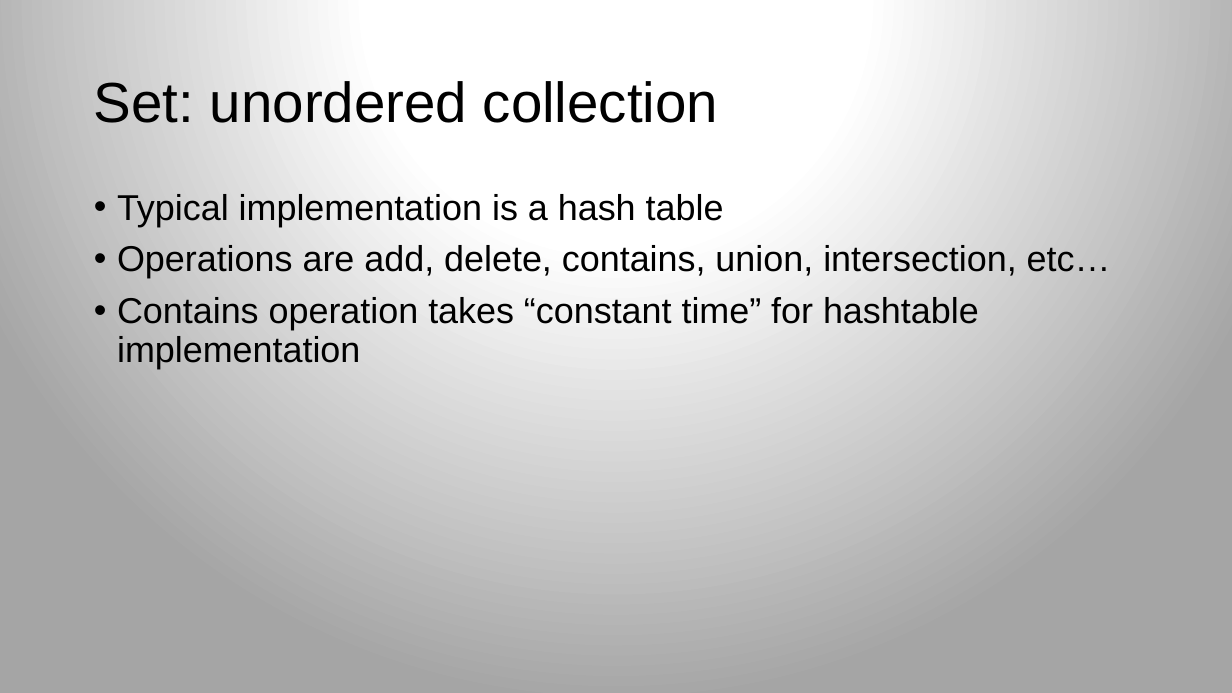
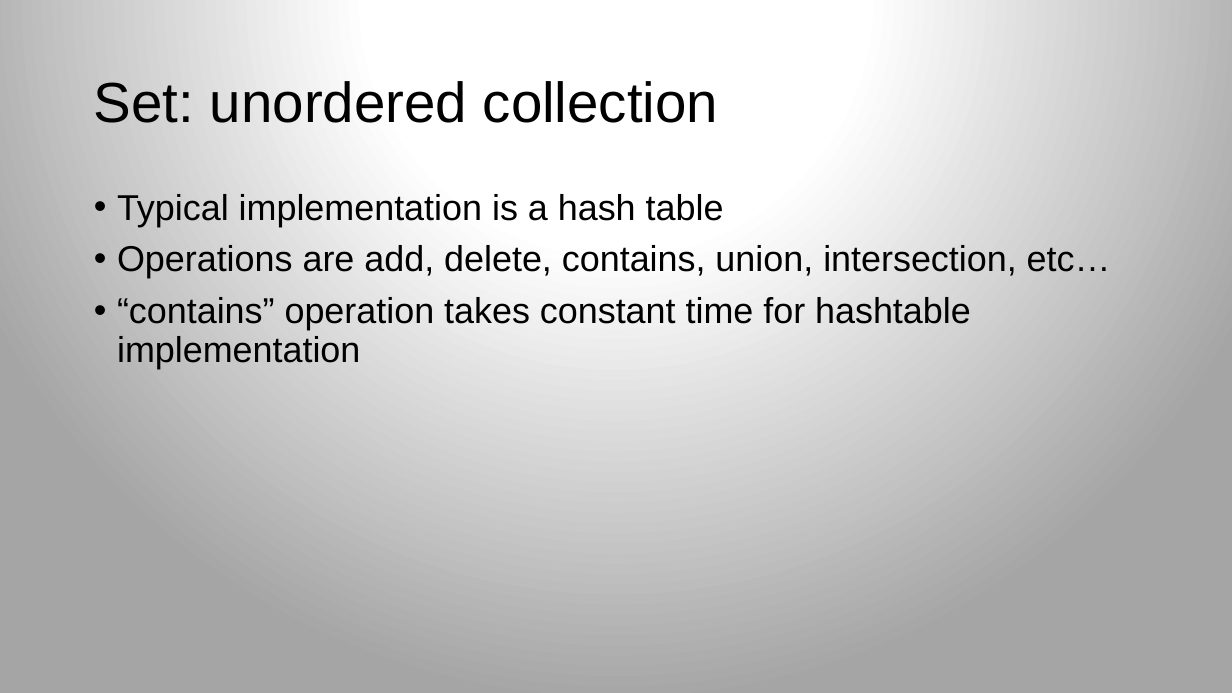
Before and after one commit to parrt/msds689, a slide deck: slide 12 of notes/core-data-structures.pptx (slide 8 before the commit). Drawn at 1232x693 pixels with LibreOffice and Linux fonts; fonts in the diff are those of the drawing; background and template pictures are left out. Boxes give left, top, right and bottom in pixels: in the first picture for what was removed or moved away, otherwise in the second. Text is boxed around its words. In the diff, an @@ line names an element or a change of style, - is before the commit and + after.

```diff
--- a/notes/core-data-structures.pptx
+++ b/notes/core-data-structures.pptx
@@ text at [117, 297, 971, 369]: text changed @@
-• Contains operation takes “constant time” for hashtable implementation
+• “contains” operation takes constant time for hashtable implementation
```
Also in this commit, not shown: 8 other slides changed, 6 slides added, 2 slides removed, 4 other files.
